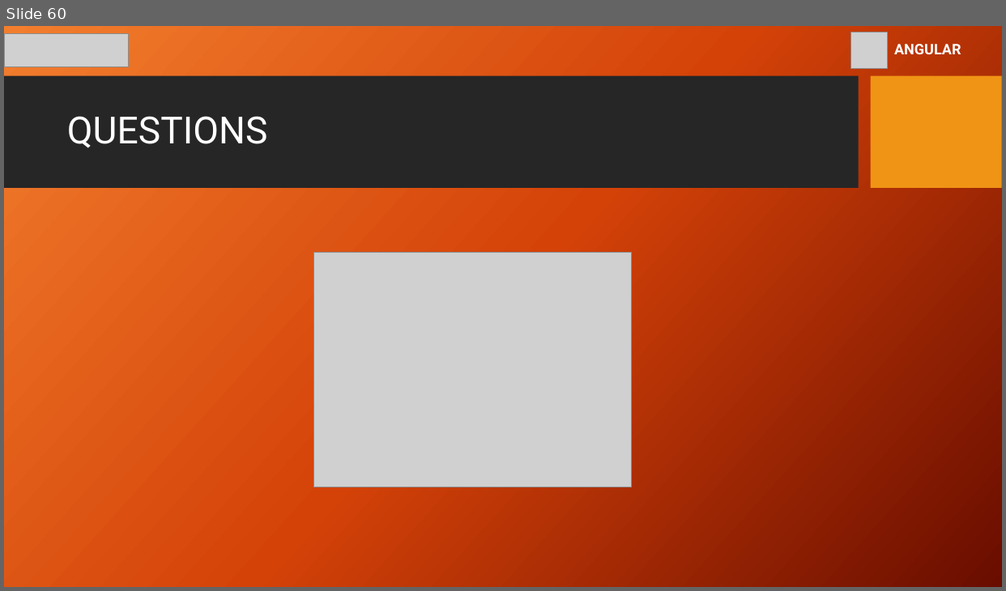
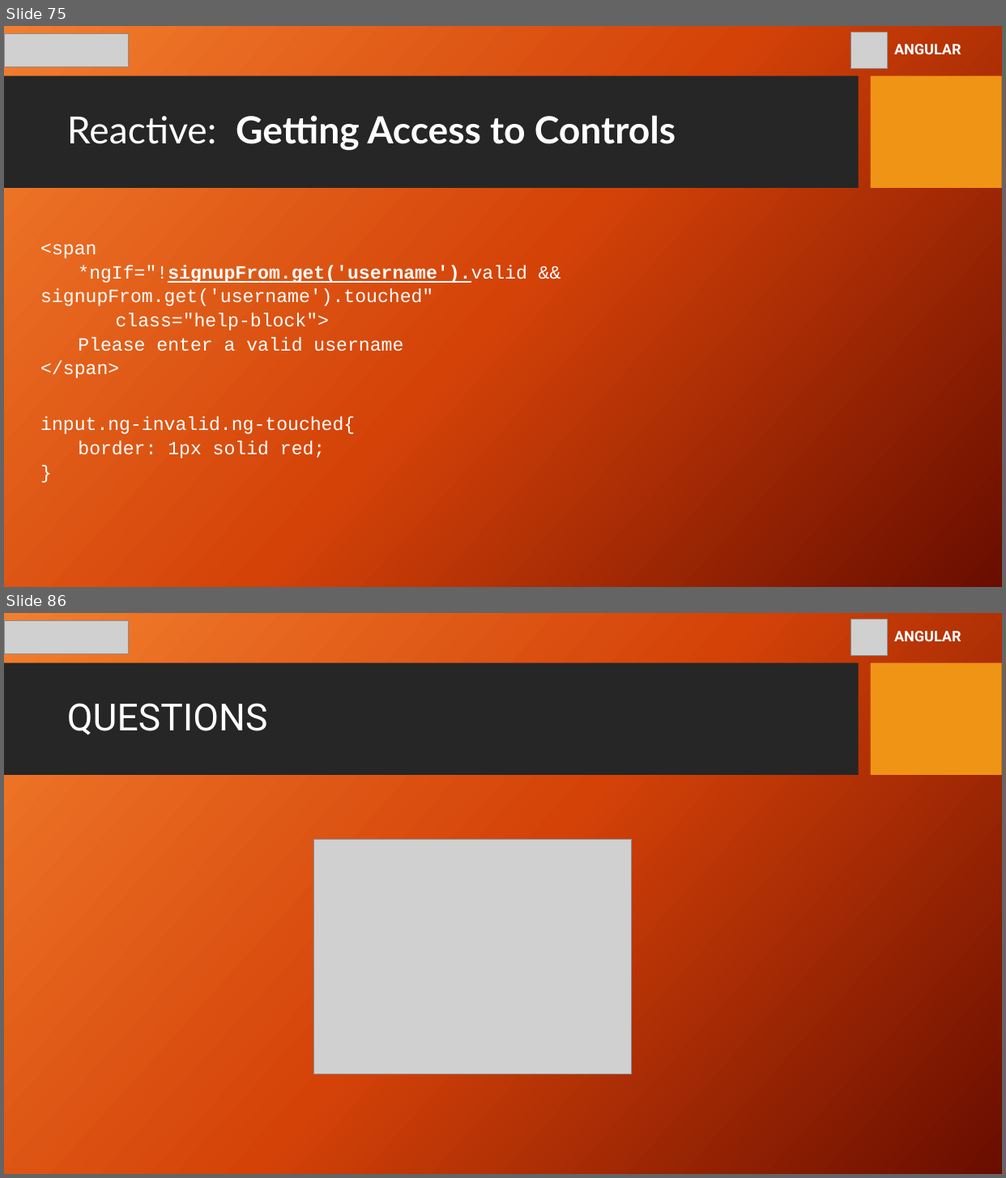
Before and after one commit to youma85/hps-ang, a slide deck: gp-hps-angular-8-yri.pptx. Shown one above the other, each under a label of ours: slide 60 before the commit, slides 75 and 86 after it; the slides between them are not shown. The pictures are 1006x591 and 1006x1178 pixels, drawn with LibreOffice and Linux fonts; fonts in the diff are those of the drawing; grey boxes stand for pictures; background and template pictures are left out. Boxes give left, top, right and bottom in pixels: in the first picture for what was removed or moved away, otherwise in the second. Text is boxed around its words. In the diff, an @@ line names an element or a change of style, - is before the commit and + after.

```diff
--- a/gp-hps-angular-8-yri.pptx
+++ b/gp-hps-angular-8-yri.pptx
@@ slide 75 added at [4, 26, 1002, 587], background picture (left out); not listed: 2 template elements that a slide beside it also shows @@
@@ picture added at [4, 33, 128, 67] @@
@@ picture added at [850, 32, 888, 69] @@
@@ text added at [894, 44, 961, 54], 14 pt, text #FFFFFF, bold @@
+ANGULAR
@@ title added at [67, 115, 675, 151], 36 pt, text #FFFFFF, bold @@
+Reactive: Getting Access to Controls
@@ text added at [40, 243, 526, 459], 18 pt, text #FFFFFF @@
+<span
+*ngIf="!signupFrom.get('username').valid && signupFrom.get('username').touched"
+class="help-block">
+Please enter a valid username
+</span>
+input.ng-invalid.ng-touched{
+border: 1px solid red;
+}
@@ what was slide 60 is now slide 86 @@
```
Also in this commit, not shown: 4 slides changed, 25 other slides added.
